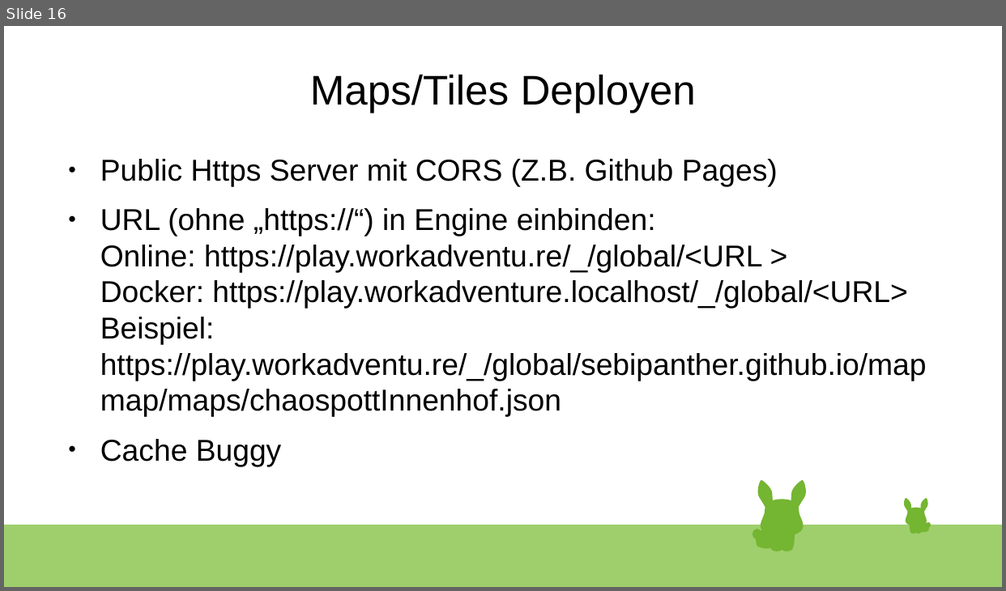
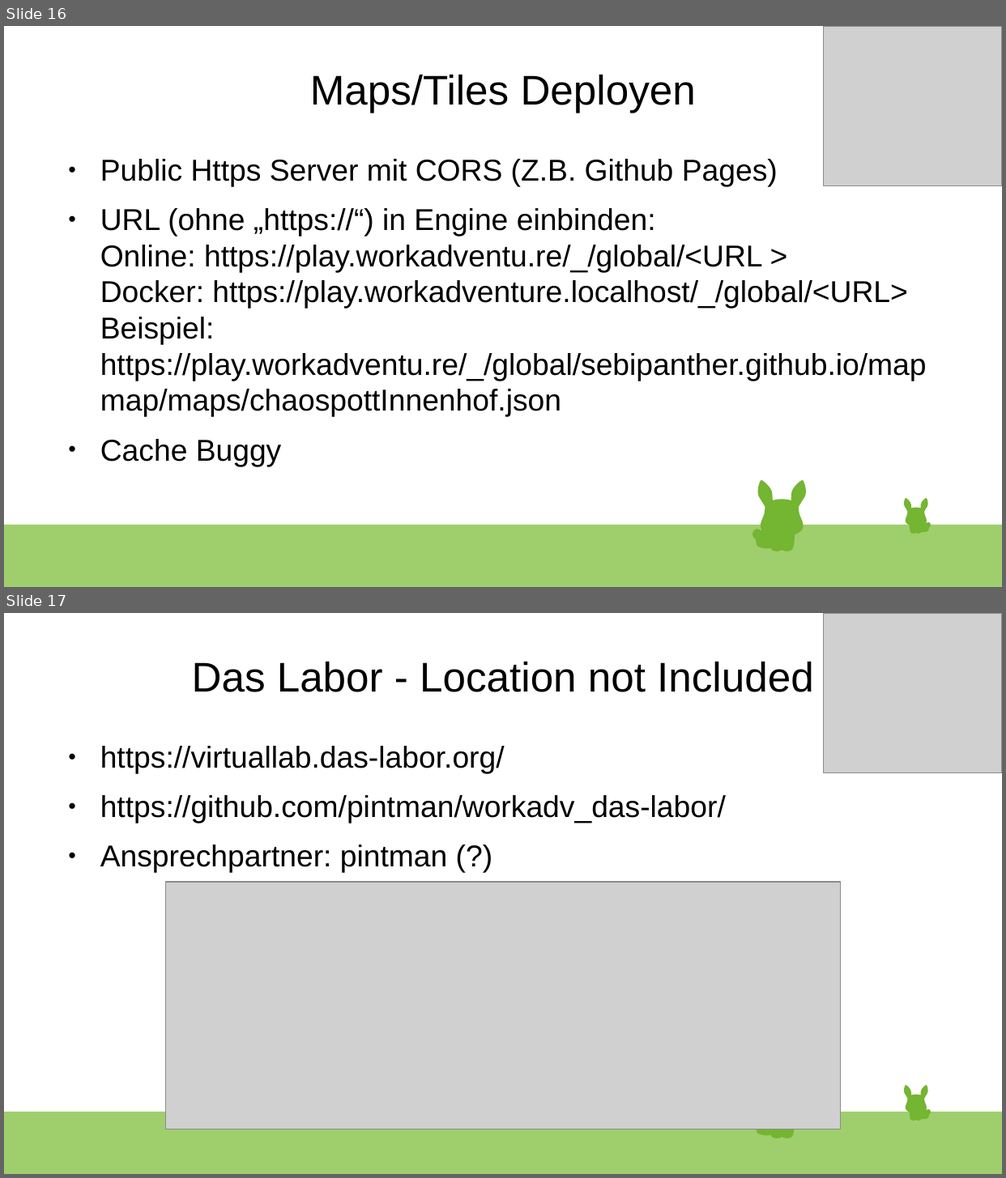
Before and after one commit to c3e/Workadventure, a slide deck: WorkAdventure.odp. Shown one above the other, each under a label of ours: slide 16 before the commit, slides 16 and 17 after it. The pictures are 1006x591 and 1006x1178 pixels, drawn with LibreOffice and Linux fonts; fonts in the diff are those of the drawing; grey boxes stand for pictures. Boxes give left, top, right and bottom in pixels: in the first picture for what was removed or moved away, otherwise in the second. Text is boxed around its words. In the diff, an @@ line names an element or a change of style, - is before the commit and + after.

```diff
--- a/WorkAdventure.odp
+++ b/WorkAdventure.odp
@@ slide 17 added at bbox=[4, 613, 1002, 1174], background #FFFFFF; not listed: 30 template elements that a slide beside it also shows @@
@@ picture added at bbox=[825, 613, 1002, 773] @@
@@ title added at bbox=[192, 662, 814, 692], 33 pt, text #000000 @@
+Das Labor - Location not Included
@@ text added at bbox=[100, 746, 726, 873], 24 pt, text #000000 @@
+● https://virtuallab.das-labor.org/
+● https://github.com/pintman/workadv_das-labor/
+● Ansprechpartner: pintman (?)
@@ picture added at bbox=[166, 882, 841, 1130] @@
@@ slide 16 changed as well @@
@@ picture added at bbox=[825, 26, 1002, 186] @@
```
Also in this commit, not shown: 15 other slides changed, 1 slide removed.
